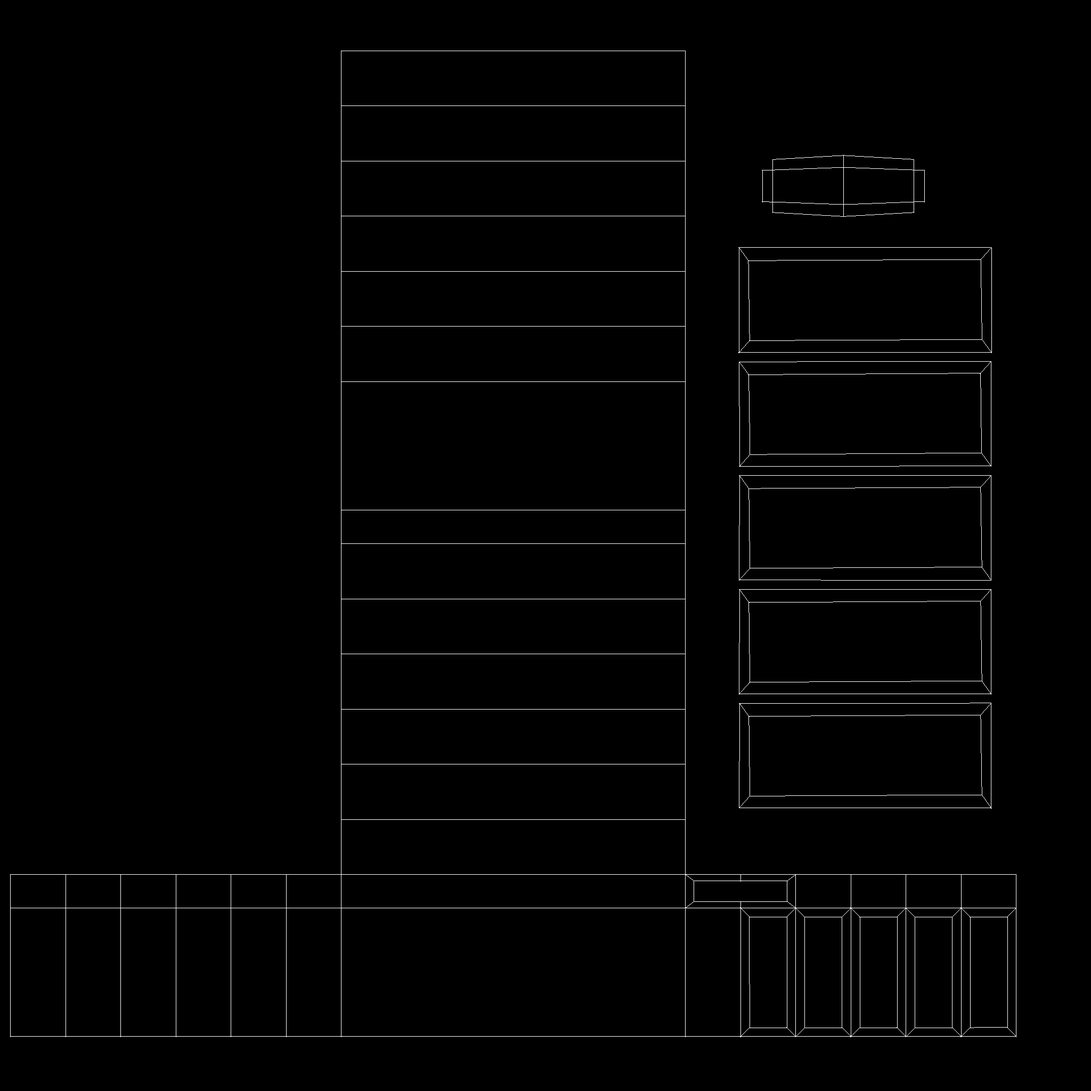
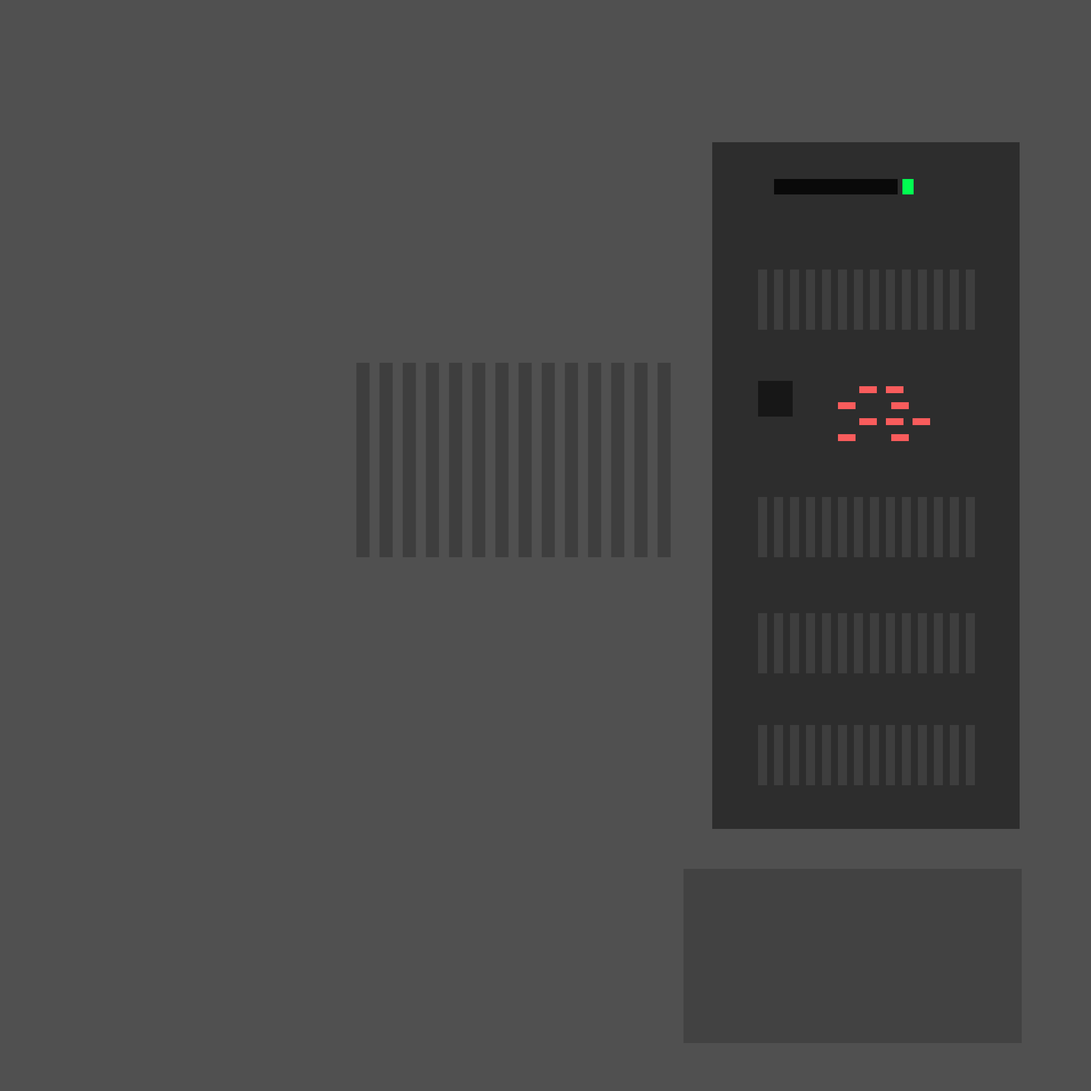
Comparing the layer stacks of the two (1091, 1091) images. Changes:
hid "UVs", painted on it over [10, 50, 1018, 1038]
added layer "Rectangle 4 copy 5" above "Rectangle 3" over [838, 386, 931, 442]
added layer "Rectangle 3" above "Rectangle 5" over [758, 381, 794, 417]
added layer "Rectangle 5" above "Rectangle 4" over [902, 179, 915, 195]
added layer "Rectangle 4" above "Rectangle 3 copy 16" over [774, 179, 899, 195]
added layer "Rectangle 3 copy 16" above "Rectangle 3 copy 15" over [758, 269, 976, 330]
added layer "Rectangle 3 copy 15" above "Rectangle 3 copy 14" over [758, 497, 976, 558]
added layer "Rectangle 3 copy 14" (1st of 2) above "Rectangle 3 copy 14" over [356, 362, 671, 558]
added layer "Rectangle 3 copy 14" (2nd of 2) above "Rectangle 3 copy 13" over [758, 613, 976, 674]
added layer "Rectangle 3 copy 13" above "Rectangle 2" over [758, 725, 976, 786]
added layer "Rectangle 2" above "Rectangle 1" over [712, 142, 1021, 830]
added layer "Rectangle 1" above "Layer 1" over [683, 869, 1023, 1044]
painted on "Layer 1" over [0, 0, 1091, 1091]
